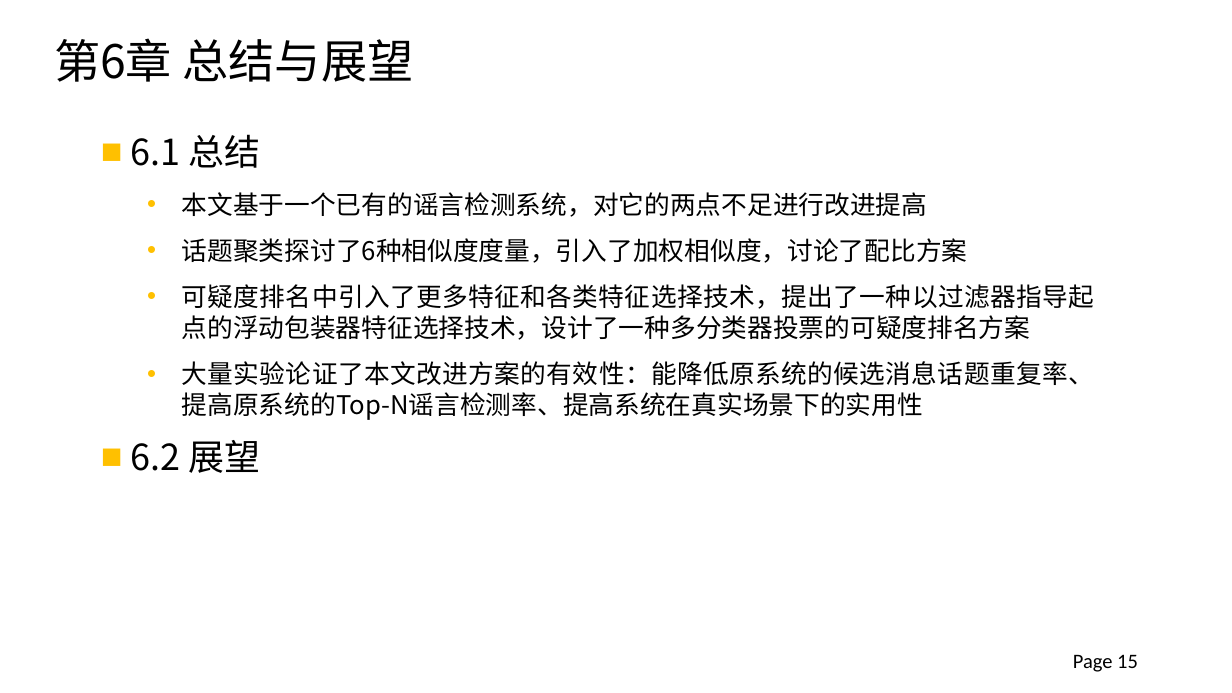
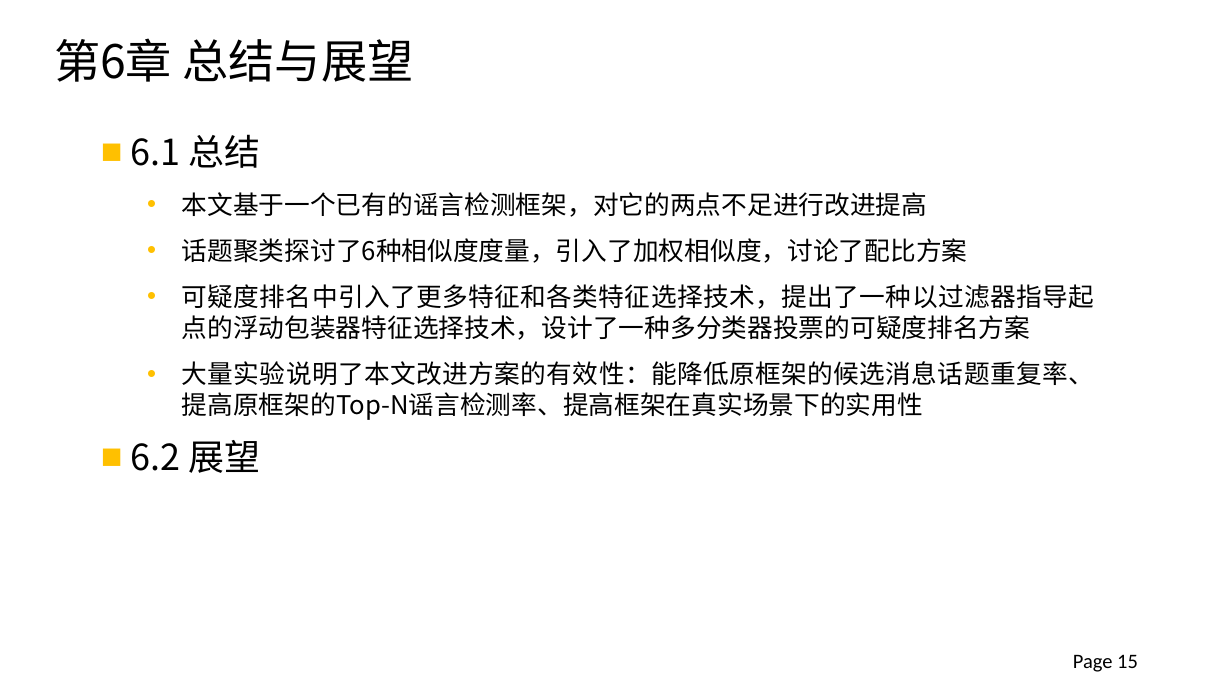
Before and after one commit to xinke0802/DataProcess, a slide deck: slide 15 of 2012013297_钟仰新_毕设论文答辩.pptx. Drawn at 1232x693 pixels with LibreOffice and Linux fonts; fonts in the diff are those of the drawing; background and template pictures are left out. Boxes give left, top, right and bottom in pixels: in the first picture for what was removed or moved away, otherwise in the second. Text is boxed around its words. In the diff, an @@ line names an element or a change of style, - is before the commit and + after.

```diff
--- a/2012013297_钟仰新_毕设论文答辩.pptx
+++ b/2012013297_钟仰新_毕设论文答辩.pptx
@@ text at <box>182,192,928,217</box>: text changed @@
-  • 本文基于一个已有的谣言检测系统，对它的两点不足进行改进提高
+  • 本文基于一个已有的谣言检测框架，对它的两点不足进行改进提高
@@ text at <box>182,361,1094,420</box>: text changed @@
-  • 大量实验论证了本文改进方案的有效性：能降低原系统的候选消息话题重复率、提高原系统的Top-N谣言检测率、提高系统在真实场景下的实用性
+  • 大量实验说明了本文改进方案的有效性：能降低原框架的候选消息话题重复率、提高原框架的Top-N谣言检测率、提高框架在真实场景下的实用性
```
Also in this commit, not shown: 11 other slides changed, 1 other file.
